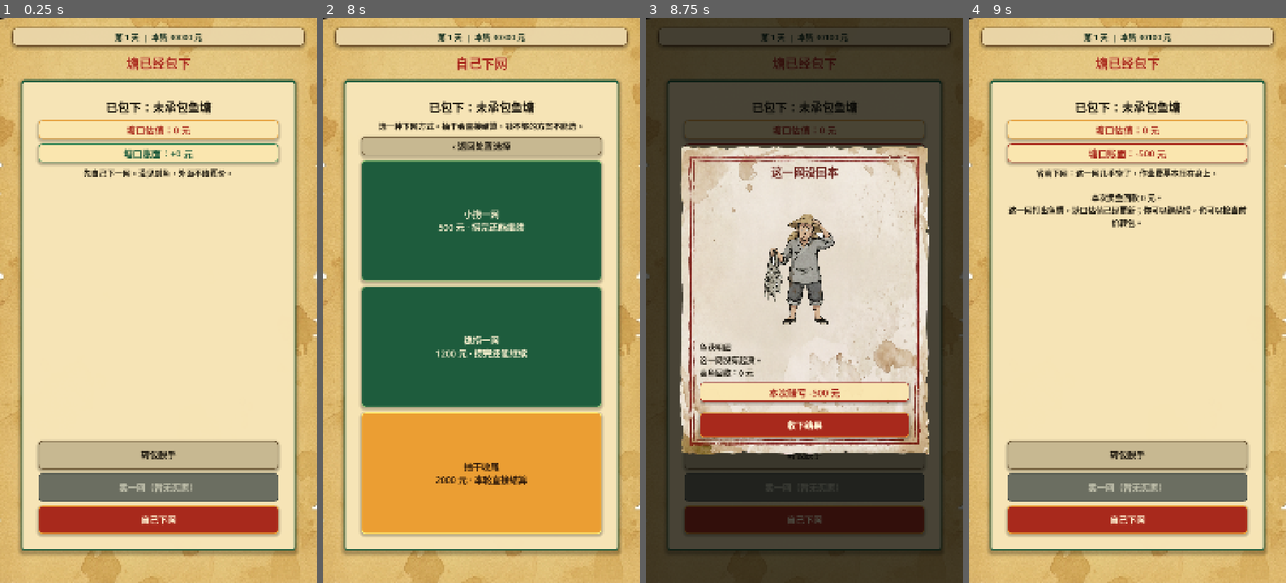
Above: before the commit, frames 1-4 (left to right).
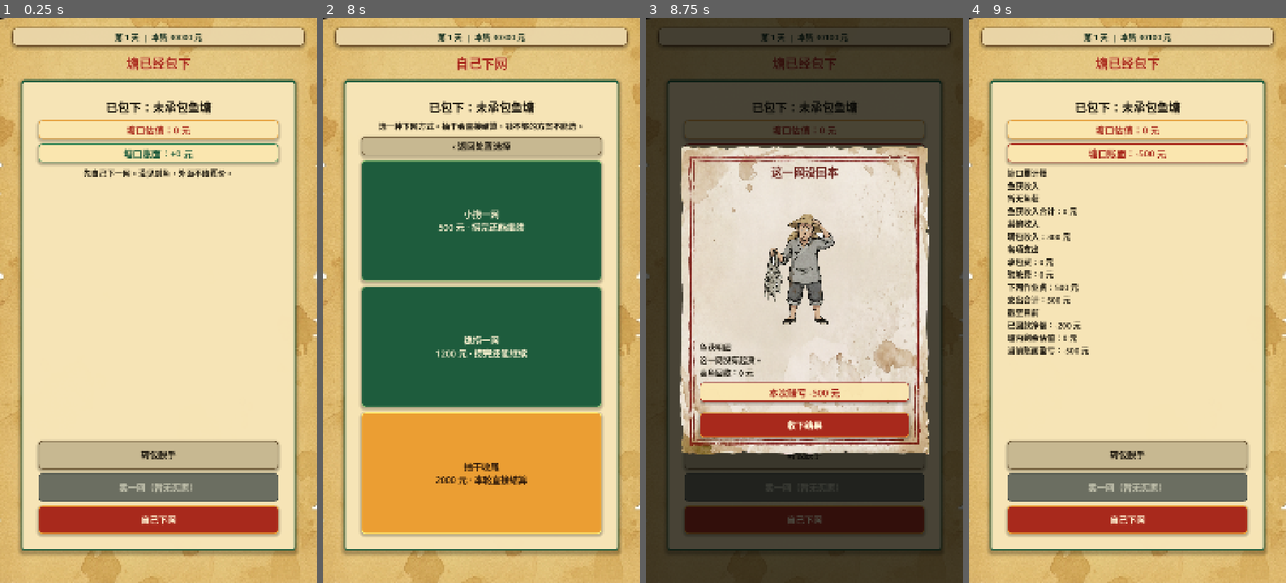
Above: after the commit, the same moments.

Repository: shawnlee6701/fishpond
Game: Godot game, scene res://scenes/AfterContractChoice.tscn
Two runs of this game, one before a commit and one after it. Both use one fixed random seed, a clock stepped at 60 frames per second and the inputs below. This scene is started directly instead of the project's main scene.
Inputs:
- Up to frame 1 (0.25 s): no input
- Up to frame 2 (8 s): click "转包脱手" at 0.5 s; click "自己下网" at 1.25 s; click "接受转包" at 2 s; click "转包脱手" at 2.75 s; click "继续自己扛" at 3.5 s; click "自己下网" at 4.25 s; click "‹ 返回处置选择" at 5 s; click "转包脱手" at 5.75 s; click "接受转包" at 6.5 s; click "自己下网" at 7.25 s
- Up to frame 3 (8.75 s): click "小捞一网 500 元 · 捞完还能继续" at 8 s
- Up to frame 4 (9 s): click "收下结果" at 8.75 s

Frames 1-3 are identical in both runs. In frame 4, 3.9% of the frame differs, in the area x 12-88%, y 26-60%.
Error in both runs: Cannot call method 'get_children' on a null value. (res://scripts/ui_controller.gd:11)

Commit message:
Show cumulative pond ledger after fishing

Diff:
--- a/scripts/after_contract_choice.gd
+++ b/scripts/after_contract_choice.gd
@@ -269,9 +269,14 @@
 		sell_one_net_button.text = "卖一网（已卖出）"
 	elif current_one_net_offer.is_empty():
 		sell_one_net_button.text = "卖一网（暂无买家）"
-	if not game_state.can_pay(game_state.get_work_cost("low")):
+	if game_state.self_net_count > 0 or game_state.sold_one_net:
+		message_label.horizontal_alignment = HORIZONTAL_ALIGNMENT_LEFT
+		message_label.text = _build_pond_ledger()
+	elif not game_state.can_pay(game_state.get_work_cost("low")):
+		message_label.horizontal_alignment = HORIZONTAL_ALIGNMENT_CENTER
 		message_label.text = "钱不够下一网了。可以转包脱手，留本钱去下一地方。"
-	elif game_state.self_net_count <= 0:
+	else:
+		message_label.horizontal_alignment = HORIZONTAL_ALIGNMENT_CENTER
 		message_label.text = "先自己下一网。没见到鱼，外面不给真价。"
 
 	_update_work_buttons()
@@ -386,6 +391,45 @@
 	else:
 		message_label.text = "本钱不够，干不了这个作业方案。"
 		_update_work_buttons()
+
+func _build_pond_ledger() -> String:
+	var lines: Array[String] = ["塘口累计账"]
+	lines.append("鱼获收入")
+	if game_state.catch_details.is_empty():
+		lines.append("暂无鱼获")
+	else:
+		for item in game_state.catch_details:
+			lines.append("%s：%d 斤，收入 %d 元" % [
+				str(item.get("name", "未知鱼获")),
+				int(item.get("weight_jin", 0)),
+				int(item.get("income", 0))
+			])
+	lines.append("鱼获收入合计：%d 元" % game_state.fish_income)
+
+	lines.append("其他收入")
+	if game_state.one_net_income <= 0 and game_state.transfer_income <= 0:
+		lines.append("暂无其他收入")
+	else:
+		if game_state.one_net_income > 0:
+			lines.append("卖一网收入：%d 元" % game_state.one_net_income)
+		if game_state.transfer_income > 0:
+			lines.append("转包收入：%d 元" % game_state.transfer_income)
+
+	var contract_cost := int(game_state.current_pond.get("quote_price", 0))
+	var total_cost := contract_cost + game_state.inspection_cost_total + game_state.work_cost
+	lines.append("各项支出")
+	lines.append("承包费：%d 元" % contract_cost)
+	lines.append("验塘费：%d 元" % game_state.inspection_cost_total)
+	lines.append("下网作业费：%d 元" % game_state.work_cost)
+	lines.append("支出合计：%d 元" % total_cost)
+
+	var received_income := game_state.fish_income + game_state.one_net_income + game_state.transfer_income
+	var realized_net := received_income - total_cost
+	lines.append("截至目前")
+	lines.append("已回款净额：%+d 元" % realized_net)
+	lines.append("塘内剩余估值：%d 元" % game_state.get_current_pond_estimated_value())
+	lines.append("当前账面盈亏：%+d 元" % game_state.get_mark_to_market_profit())
+	return "\n".join(lines)
 
 func _show_harvest_result(result: Dictionary) -> void:
 	var caught_fish_king := false
Not shown, changed: AGENTS.md
